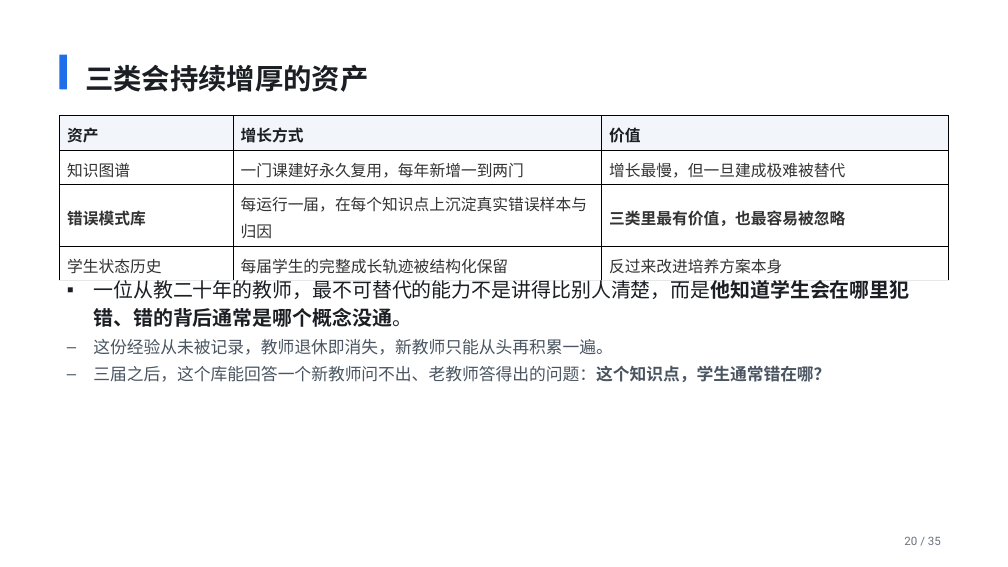
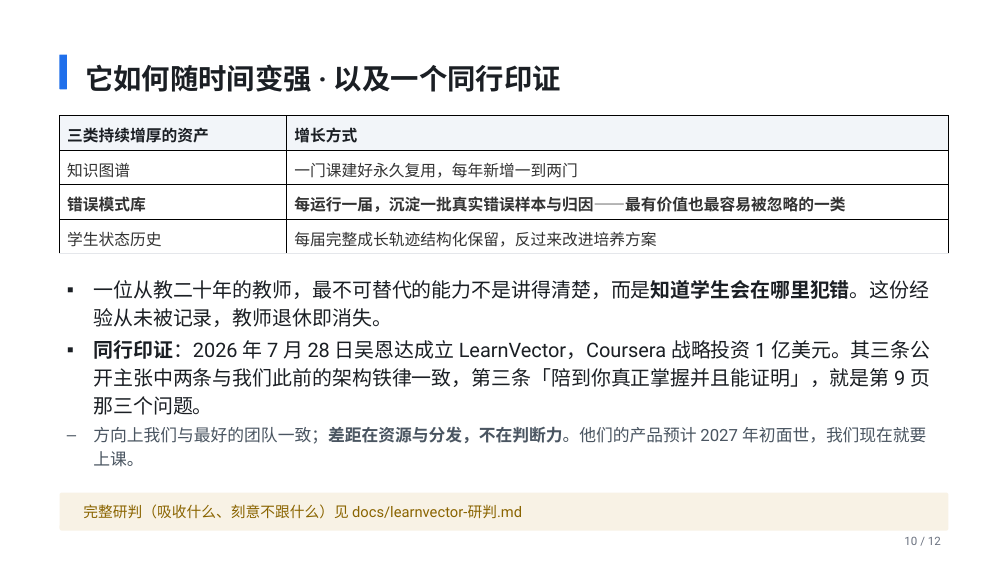
Before and after one commit to codesoldier99/AI_EDU, a slide deck: slide 10 of docs/slides/院长实验班AI教学系统_汇报.pptx (slide 20 before the commit). Drawn at 1008x567 pixels with LibreOffice and Linux fonts; fonts in the diff are those of the drawing. Boxes give left, top, right and bottom in pixels: in the first picture for what was removed or moved away, otherwise in the second. Text is boxed around its words. In the diff, an @@ line names an element or a change of style, - is before the commit and + after.

```diff
--- a/docs/slides/院长实验班AI教学系统_汇报.pptx
+++ b/docs/slides/院长实验班AI教学系统_汇报.pptx
@@ text at [85, 64, 561, 92]: text changed @@
-三类会持续增厚的资产
+它如何随时间变强 · 以及一个同行印证
@@ table at [60, 116, 949, 251] @@
-column 1: 资产 | 知识图谱 | 错误模式库 | 学生状态历史
-column 2: 增长方式 | 一门课建好永久复用，每年新增一到两门 | 每运行一届，在每个知识点上沉淀真实错误样本与归因 | 每届学生的完整成长轨迹被结构化保留
-column 3: 价值 | 增长最慢，但一旦建成极难被替代 | 三类里最有价值，也最容易被忽略 | 反过来改进培养方案本身
+column 1: 三类持续增厚的资产 | 知识图谱 | 错误模式库 | 学生状态历史
+column 2: 增长方式 | 一门课建好永久复用，每年新增一到两门 | 每运行一届，沉淀一批真实错误样本与归因——最有价值也最容易被忽略的一类 | 每届完整成长轨迹结构化保留，反过来改进培养方案
@@ text at [93, 280, 930, 467]: text changed; size 16 to 19 pt; text colour #4A5561 to #1B1F24 @@
-▪ 一位从教二十年的教师，最不可替代的能力不是讲得比别人清楚，而是他知道学生会在哪里犯错、错的背后通常是哪个概念没通。
-  – 这份经验从未被记录，教师退休即消失，新教师只能从头再积累一遍。
-  – 三届之后，这个库能回答一个新教师问不出、老教师答得出的问题：这个知识点，学生通常错在哪？
+▪ 一位从教二十年的教师，最不可替代的能力不是讲得清楚，而是知道学生会在哪里犯错。这份经验从未被记录，教师退休即消失。
+▪ 同行印证：2026 年 7 月 28 日吴恩达成立 LearnVector，Coursera 战略投资 1 亿美元。其三条公开主张中两条与我们此前的架构铁律一致，第三条「陪到你真正掌握并且能证明」，就是第 9 页那三个问题。
+  – 方向上我们与最好的团队一致；差距在资源与分发，不在判断力。他们的产品预计 2027 年初面世，我们现在就要上课。
@@ rounded rectangle added at [60, 493, 949, 531], fill #BF8700 at 10% opacity @@
@@ text added at [83, 504, 522, 519], 14 pt, text #8A6400 @@
+完整研判（吸收什么、刻意不跟什么）见 docs/learnvector-研判.md
@@ text at [904, 536, 941, 545]: text changed @@
-20 / 35
+10 / 12
```
Also in this commit, not shown: 10 other slides changed, 1 slide added, 24 slides removed, 8 other files.
